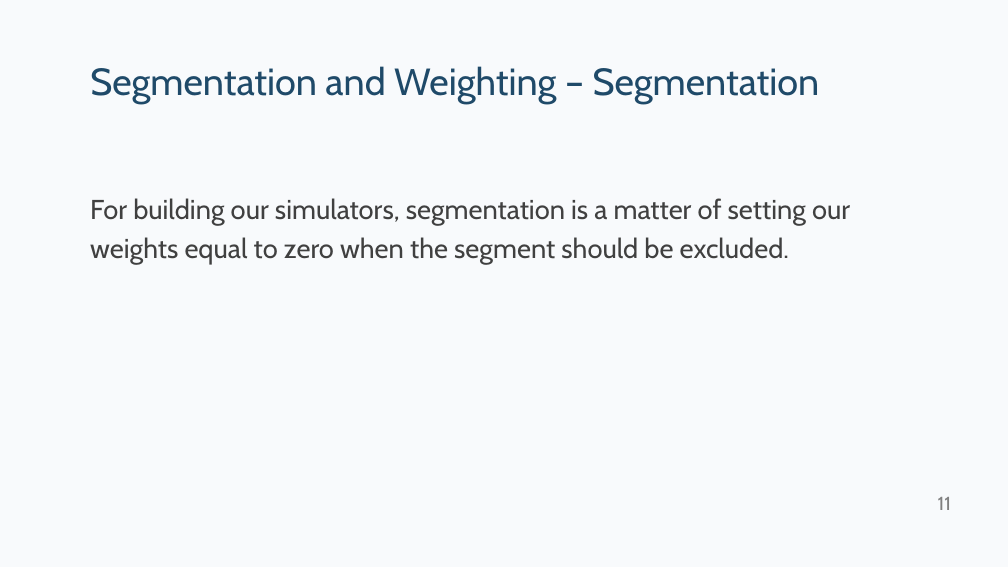
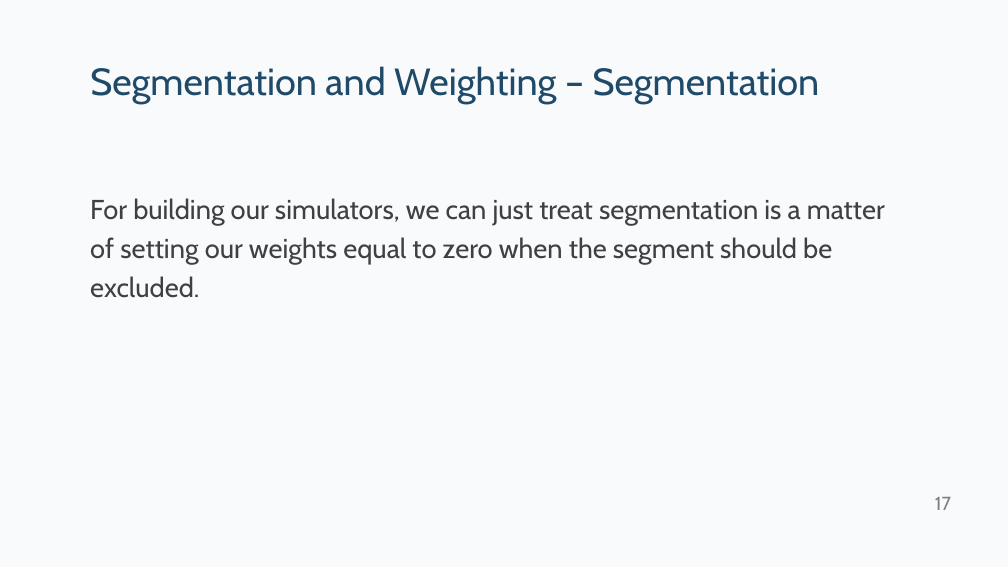
Before and after one commit to kpfairchild/ExcelSimulator, a slide deck: slide 17 of Excel Simulator Tips and Tricks.pptx (slide 11 before the commit). Drawn at 1008x567 pixels with LibreOffice and Linux fonts; fonts in the diff are those of the drawing. Boxes give left, top, right and bottom in pixels: in the first picture for what was removed or moved away, otherwise in the second. Text is boxed around its words. In the diff, an @@ line names an element or a change of style, - is before the commit and + after.

```diff
--- a/Excel Simulator Tips and Tricks.pptx
+++ b/Excel Simulator Tips and Tricks.pptx
@@ text at (90, 198, 885, 298): text changed @@
-For building our simulators, segmentation is a matter of setting our weights equal to zero when the segment should be excluded.
+For building our simulators, we can just treat segmentation is a matter of setting our weights equal to zero when the segment should be excluded.
@@ page number at (935, 497, 951, 510): text changed @@
-11
+17
```
Also in this commit, not shown: 7 other slides changed, 5 slides added, 3 other files.
